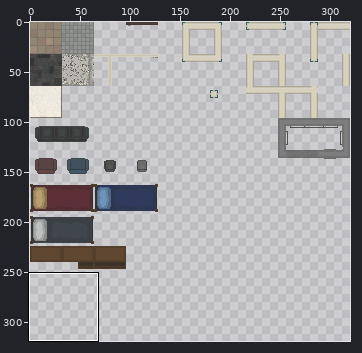
Sprite sheet, stored at lsh/assets/rooms/onenightlshspritesheet-Sheet.png. The first picture is a wide view before the edit; the outline marks the close-up.
Close-up. Old version:
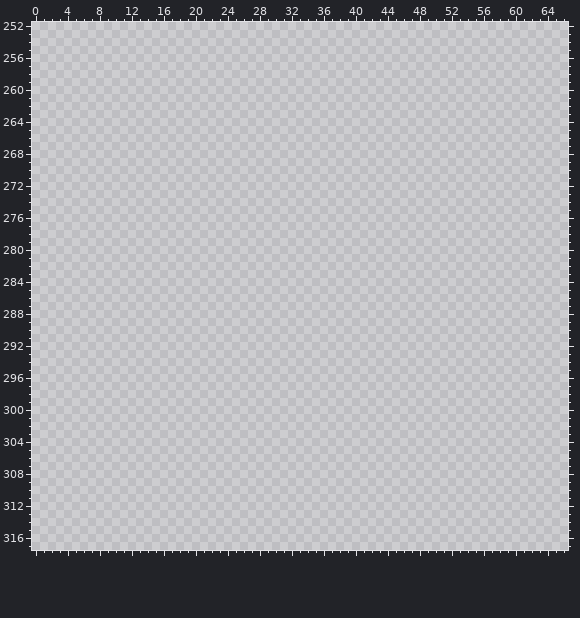
The file is 320x320 pixels. Colours within 5 levels of each other are drawn and written as one. Shown: x 0..66, y 252..317. The wide view leaves out empty margins.
Once edited:
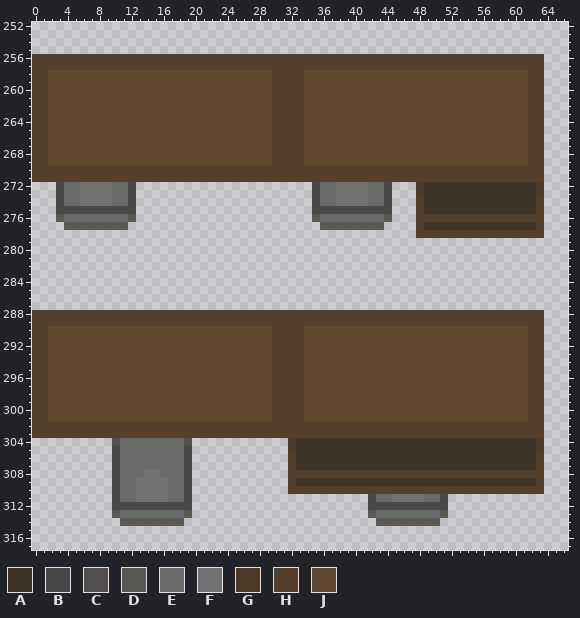
Palette (. is transparent): A #3e3227  B #494849  C #544f4f  D #5a5853  E #696a6a  F #727272  G #4e3b2a  H #543f2c  J #5f4732
Changes in this commit:
y 256..257: x 0..63 ................................................................ -> HHHHHHHHHHHHHHHHHHHHHHHHHHHHHHHHHHHHHHHHHHHHHHHHHHHHHHHHHHHHHHHH
y 258..269: x 0..63 ................................................................ -> HHJJJJJJJJJJJJJJJJJJJJJJJJJJJJHHHHJJJJJJJJJJJJJJJJJJJJJJJJJJJJHH
y 270..271: x 0..63 ................................................................ -> HHHHHHHHHHHHHHHHHHHHHHHHHHHHHHHHHHHHHHHHHHHHHHHHHHHHHHHHHHHHHHHH
y 272..273: x 3..12 .......... -> BEEFFFFEEB; x 35..44 .......... -> BEEFFFFEEB; x 48..63 ................ -> GAAAAAAAAAAAAAAG
y 274: x 3..12 .......... -> BEEFFFFEEB; x 35..44 .......... -> BEEFFFFEEB; x 48..63 ................ -> HAAAAAAAAAAAAAAH
y 275: x 3..12 .......... -> BBBBBBBBBB; x 35..44 .......... -> BBBBBBBBBB; x 48..63 ................ -> HAAAAAAAAAAAAAAH
y 276: x 3..12 .......... -> DEEEEEEEED; x 35..44 .......... -> DEEEEEEEED; x 48..63 ................ -> HHHHHHHHHHHHHHHH
y 277: x 4..11 ........ -> DDDDDDDD; x 36..43 ........ -> DDDDDDDD; x 48..63 ................ -> HAAAAAAAAAAAAAAH
y 278: x 48..63 ................ -> HHHHHHHHHHHHHHHH
y 288..289: x 0..63 ................................................................ -> HHHHHHHHHHHHHHHHHHHHHHHHHHHHHHHHHHHHHHHHHHHHHHHHHHHHHHHHHHHHHHHH
y 290..301: x 0..63 ................................................................ -> HHJJJJJJJJJJJJJJJJJJJJJJJJJJJJHHHHJJJJJJJJJJJJJJJJJJJJJJJJJJJJHH
y 302..303: x 0..63 ................................................................ -> HHHHHHHHHHHHHHHHHHHHHHHHHHHHHHHHHHHHHHHHHHHHHHHHHHHHHHHHHHHHHHHH
y 304: x 10..19 .......... -> CEEEEEEEEC; x 32..63 ................................ -> GAAAAAAAAAAAAAAAAAAAAAAAAAAAAAAG
y 305: x 10..19 .......... -> BEEEEEEEEB; x 32..63 ................................ -> GAAAAAAAAAAAAAAAAAAAAAAAAAAAAAAG
y 306..307: x 10..19 .......... -> BEEEEEEEEB; x 32..63 ................................ -> HAAAAAAAAAAAAAAAAAAAAAAAAAAAAAAH
y 308: x 10..19 .......... -> BEEEFFEEEB; x 32..63 ................................ -> HHHHHHHHHHHHHHHHHHHHHHHHHHHHHHHH
y 309: x 10..19 .......... -> BEEFFFFEEB; x 32..63 ................................ -> HAAAAAAAAAAAAAAAAAAAAAAAAAAAAAAH
y 310: x 10..19 .......... -> BEEFFFFEEB; x 32..63 ................................ -> HHHHHHHHHHHHHHHHHHHHHHHHHHHHHHHH
y 311: x 10..19 .......... -> BEEFFFFEEB; x 42..51 .......... -> BEEFFFFEEB
y 312: x 10..19 .......... -> BBBBBBBBBB; x 42..51 .......... -> BBBBBBBBBB
y 313: x 10..19 .......... -> DEEEEEEEED; x 42..51 .......... -> DEEEEEEEED
y 314: x 11..18 ........ -> DDDDDDDD; x 43..50 ........ -> DDDDDDDD
